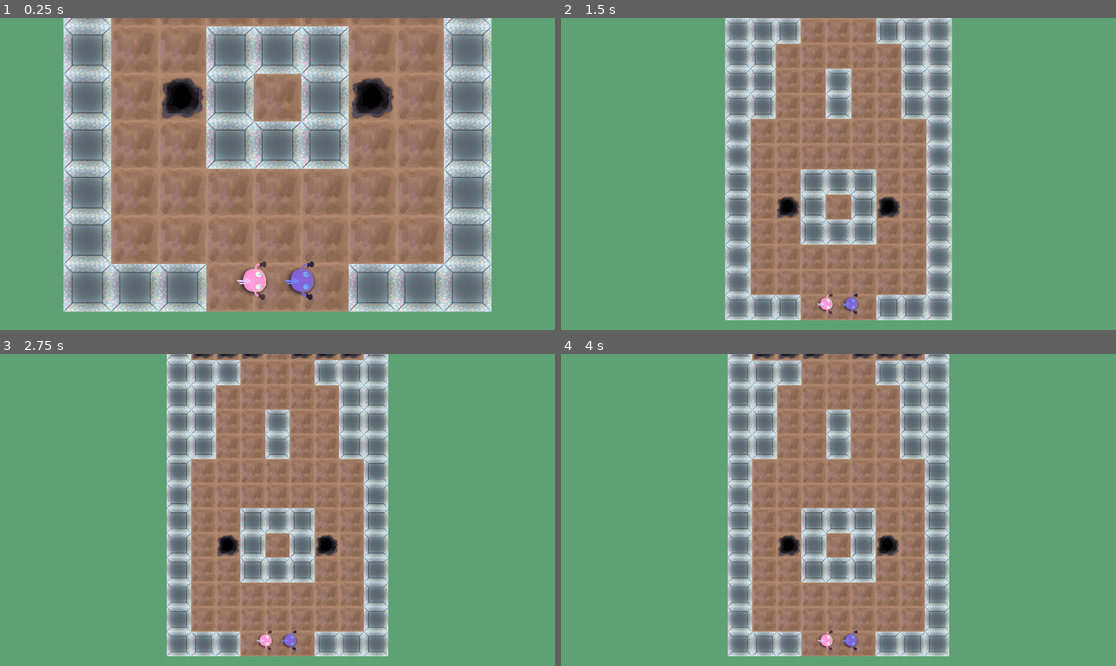
Above: before the commit, frames 1-4 (two rows, left to right).
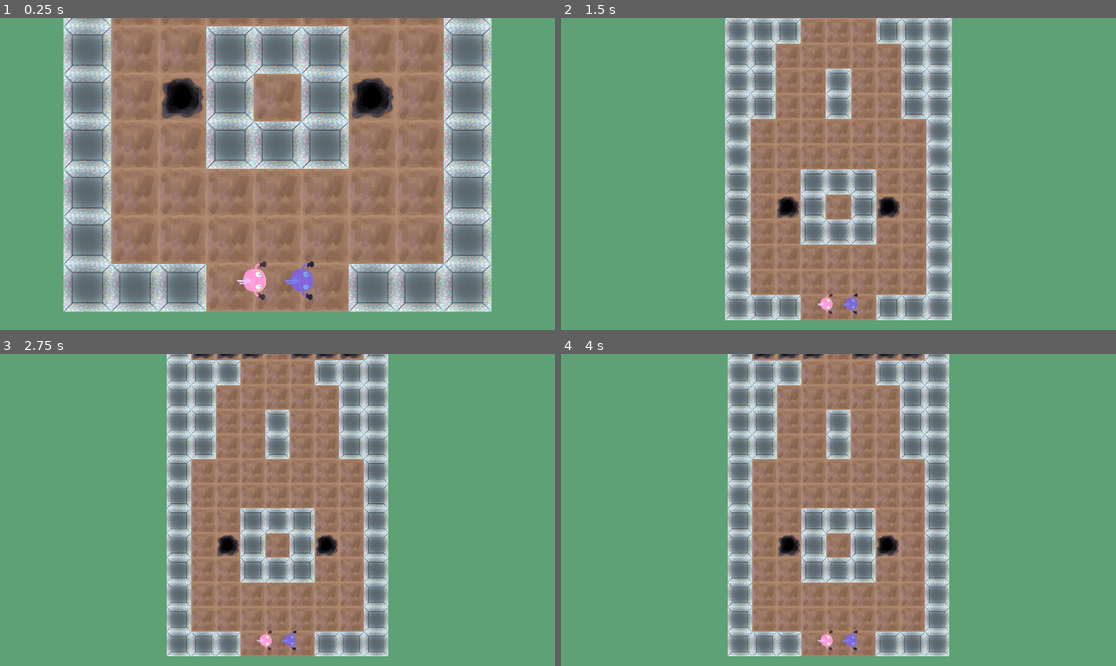
Above: after the commit, the same moments.

Repository: HephepTeam/GGJ2024
Game: Godot game, scene res://tile_map.tscn
Two runs of this game, one before a commit and one after it. Both use one fixed random seed, a clock stepped at 60 frames per second and the inputs below. The project has no main scene, so this scene is started directly.
Inputs:
- Up to frame 1 (0.25 s): no input
- Up to frame 2 (1.5 s): no input
- Up to frame 3 (2.75 s): no input
- Up to frame 4 (4 s): tap Enter at 3.5 s

The runs differ from the first frame. In frame 1, 0.2% of the frame differs, in the area x 43-57%, y 79-90%; in frame 2, less than 0.1%; in frame 3, less than 0.1%; in frame 4, less than 0.1%.
Error in both runs: Invalid call. Nonexistent function 'update_checkpoint' in base 'RigidBody2D (player_rigid.gd)'. (res://scenes/chunks/ChunkTemplate.gd:34)

Commit message:
amélioration menu principale

Diff:
--- a/GGJ2024/project.godot
+++ b/GGJ2024/project.godot
@@ -17,6 +17,7 @@
 [autoload]
 
 Globals="*res://scenes/Manager/globals.tscn"
+SceneChanger="*res://scenes/Manager/SceneChanger.tscn"
 
 [display]
 
@@ -56,6 +57,26 @@
 "events": [Object(InputEventJoypadButton,"resource_local_to_scene":false,"resource_name":"","device":2,"button_index":0,"pressure":0.0,"pressed":false,"script":null)
 ]
 }
+dash3={
+"deadzone": 0.5,
+"events": [Object(InputEventJoypadButton,"resource_local_to_scene":false,"resource_name":"","device":3,"button_index":0,"pressure":0.0,"pressed":false,"script":null)
+]
+}
+back={
+"deadzone": 0.5,
+"events": [Object(InputEventJoypadButton,"resource_local_to_scene":false,"resource_name":"","device":-1,"button_index":1,"pressure":0.0,"pressed":false,"script":null)
+]
+}
+validate={
+"deadzone": 0.5,
+"events": [Object(InputEventJoypadButton,"resource_local_to_scene":false,"resource_name":"","device":-1,"button_index":0,"pressure":0.0,"pressed":false,"script":null)
+]
+}
+start_game={
+"deadzone": 0.5,
+"events": [Object(InputEventJoypadButton,"resource_local_to_scene":false,"resource_name":"","device":-1,"button_index":6,"pressure":0.0,"pressed":false,"script":null)
+]
+}
 
 [rendering]
 
--- /dev/null
+++ b/GGJ2024/scenes/Manager/SceneChanger.gd
@@ -0,0 +1,70 @@
+extends CanvasLayer
+
+# Declare member variables here. Examples:
+signal scene_changed(name)
+
+@onready var animation_player = $AnimationPlayer
+
+@export_file var game_path = ""
+
+
+var registered_scene = {}
+
+var next_scene = null
+
+# Called when the node enters the scene tree for the first time.
+func _ready():
+	register_scene("game",game_path,"fade")
+
+
+
+
+func register_scene(name, path, transition):
+	registered_scene[name] = [path,transition]
+
+
+func change_scene_by_name(name, delay=0.2):
+	var transition
+	if registered_scene.has(name):
+		var new_scene_path = registered_scene[name][0]
+		transition = registered_scene[name][1]
+		change_scene(new_scene_path,transition,delay)
+	#unknown name, crash or load error scene
+
+
+func change_scene(path,transition,delay=0.2):
+	if(animation_player.is_playing()):
+		await animation_player.animation_finished
+	await get_tree().create_timer(delay).timeout
+
+	#transition to hide the scene
+	$Control.visible = true
+	hide_scene(transition)
+	await animation_player.animation_finished
+
+	#load new scene and kill the previous one
+	var current_scene = get_tree().get_current_scene()
+	var s = ResourceLoader.load(path)
+	var sc = s.instantiate()
+	get_tree().get_root().add_child(sc)
+	get_tree().set_current_scene(sc)
+	current_scene.queue_free()
+
+	#wait a bit and transition to show the scene
+	await get_tree().create_timer(0.05).timeout
+	reveal_scene(transition)
+	await animation_player.animation_finished
+
+	$Control.visible = false
+	emit_signal("scene_changed", path)
+
+func hide_scene(transition):
+	animation_player.play(transition)
+
+func reveal_scene(transition):
+	animation_player.play_backwards(transition)
+
+func test_transition():
+	hide_scene("arrow")
+	await $Control/Sprite.animation_finished
+	reveal_scene("arrow")
--- /dev/null
+++ b/GGJ2024/scenes/Manager/SceneChanger.tscn
@@ -0,0 +1,108 @@
+[gd_scene load_steps=7 format=3 uid="uid://dwaof8y6fj8"]
+
+[ext_resource type="Script" path="res://scenes/Manager/SceneChanger.gd" id="1"]
+
+[sub_resource type="Animation" id="14"]
+resource_name = "opening"
+length = 0.24
+step = 0.01
+tracks/0/type = "value"
+tracks/0/imported = false
+tracks/0/enabled = true
+tracks/0/path = NodePath("Control/Black:modulate")
+tracks/0/interp = 1
+tracks/0/loop_wrap = false
+tracks/0/keys = {
+"times": PackedFloat32Array(0, 0.23),
+"transitions": PackedFloat32Array(1, 1),
+"update": 0,
+"values": [Color(1, 1, 1, 0), Color(1, 1, 1, 1)]
+}
+
+[sub_resource type="Animation" id="15"]
+resource_name = "fade_long"
+step = 0.01
+tracks/0/type = "value"
+tracks/0/imported = false
+tracks/0/enabled = true
+tracks/0/path = NodePath("Control/Black:modulate")
+tracks/0/interp = 1
+tracks/0/loop_wrap = false
+tracks/0/keys = {
+"times": PackedFloat32Array(0.01, 1),
+"transitions": PackedFloat32Array(1, 1),
+"update": 0,
+"values": [Color(1, 1, 1, 0), Color(1, 1, 1, 1)]
+}
+
+[sub_resource type="Animation" id="16"]
+length = 0.24
+step = 0.01
+tracks/0/type = "value"
+tracks/0/imported = false
+tracks/0/enabled = true
+tracks/0/path = NodePath("Control/White:modulate")
+tracks/0/interp = 1
+tracks/0/loop_wrap = false
+tracks/0/keys = {
+"times": PackedFloat32Array(0.01, 0.23),
+"transitions": PackedFloat32Array(1, 1),
+"update": 0,
+"values": [Color(1, 1, 1, 0), Color(1, 1, 1, 1)]
+}
+
+[sub_resource type="Animation" id="17"]
+resource_name = "fade_white_long"
+step = 1.0
+tracks/0/type = "value"
+tracks/0/imported = false
+tracks/0/enabled = true
+tracks/0/path = NodePath("Control/White:modulate")
+tracks/0/interp = 1
+tracks/0/loop_wrap = false
+tracks/0/keys = {
+"times": PackedFloat32Array(0.01, 1),
+"transitions": PackedFloat32Array(1, 1),
+"update": 0,
+"values": [Color(1, 1, 1, 0), Color(1, 1, 1, 1)]
+}
+
+[sub_resource type="AnimationLibrary" id="AnimationLibrary_x7d44"]
+_data = {
+"fade": SubResource("14"),
+"fade_long": SubResource("15"),
+"fade_white": SubResource("16"),
+"fade_white_long": SubResource("17")
+}
+
+[node name="SceneChanger" type="CanvasLayer"]
+layer = 5
+script = ExtResource("1")
+game_path = "res://scenes/game.tscn"
+
+[node name="Control" type="Control" parent="."]
+layout_mode = 3
+anchors_preset = 15
+anchor_right = 1.0
+anchor_bottom = 1.0
+
+[node name="Black" type="ColorRect" parent="Control"]
+modulate = Color(1, 1, 1, 0)
+layout_mode = 0
+anchor_right = 1.0
+anchor_bottom = 1.0
+mouse_filter = 2
+color = Color(0, 0, 0, 1)
+
+[node name="White" type="ColorRect" parent="Control"]
+modulate = Color(1, 1, 1, 0)
+layout_mode = 0
+anchor_right = 1.0
+anchor_bottom = 1.0
+mouse_filter = 2
+
+[node name="AnimationPlayer" type="AnimationPlayer" parent="."]
+callback_mode_method = 1
+libraries = {
+"": SubResource("AnimationLibrary_x7d44")
+}
--- /dev/null
+++ b/GGJ2024/scenes/MenuItem/player_notif.gd
@@ -0,0 +1,20 @@
+extends Node2D
+
+var playernumber = 0
+# Called when the node enters the scene tree for the first time.
+func _ready():
+	$Label.text = "Player "+str(playernumber+1)
+	var tween = get_tree().create_tween()
+	tween.tween_property($gamepad, "scale", Vector2.ONE, 0.4).set_ease(Tween.EASE_OUT).set_trans(Tween.TRANS_ELASTIC)
+	tween.parallel().tween_property($Label, "modulate:a", 1.0, 0.3).set_ease(Tween.EASE_OUT).set_trans(Tween.TRANS_SINE)
+
+# Called every frame. 'delta' is the elapsed time since the previous frame.
+func _process(delta):
+	pass
+
+func kill():
+	var tween = get_tree().create_tween()
+	tween.tween_property($Label, "modulate:a", 0.0, 0.2).set_ease(Tween.EASE_IN).set_trans(Tween.TRANS_SINE)
+	tween.tween_property($gamepad, "scale", Vector2.ZERO, 0.2).set_ease(Tween.EASE_IN).set_trans(Tween.TRANS_SINE)
+	await tween.finished
+	queue_free()
--- /dev/null
+++ b/GGJ2024/scenes/MenuItem/player_notif.tscn
@@ -0,0 +1,20 @@
+[gd_scene load_steps=3 format=3 uid="uid://ck0wredvc6blg"]
+
+[ext_resource type="Script" path="res://scenes/MenuItem/player_notif.gd" id="1_fha2k"]
+[ext_resource type="Texture2D" uid="uid://bbglitvc7qque" path="res://assets/graphics/menu/gamepad.png" id="1_stvia"]
+
+[node name="PlayerNotif" type="Node2D"]
+script = ExtResource("1_fha2k")
+
+[node name="gamepad" type="Sprite2D" parent="."]
+scale = Vector2(0.01, 0.01)
+texture = ExtResource("1_stvia")
+
+[node name="Label" type="Label" parent="."]
+modulate = Color(1, 1, 1, 0)
+offset_left = -88.0
+offset_top = 128.0
+offset_right = 106.0
+offset_bottom = 197.0
+theme_override_font_sizes/font_size = 50
+text = "Player 1"
--- a/GGJ2024/scenes/chunks/chunks_pieces/chunk1.tscn
+++ b/GGJ2024/scenes/chunks/chunks_pieces/chunk1.tscn
@@ -2,7 +2,7 @@
 
 [ext_resource type="PackedScene" uid="uid://c6bacbbwa0gmr" path="res://scenes/chunks/ChunkTemplate.tscn" id="1_l6wc5"]
 
-[node name="Chunk_template" instance=ExtResource("1_l6wc5")]
+[node name="Chunk_template2" instance=ExtResource("1_l6wc5")]
 layer_0/tile_data = PackedInt32Array(-4, 1, 0, -3, 1, 0, -2, 0, 0, -1, 0, 0, -65536, 1, 0, -65534, 0, 0, -65533, 1, 0,  …(1103 unchanged characters)…
 
 [node name="Exit" parent="." index="0"]
--- a/GGJ2024/scenes/chunks/chunks_pieces/chunk2.tscn
+++ b/GGJ2024/scenes/chunks/chunks_pieces/chunk2.tscn
@@ -2,5 +2,5 @@
 
 [ext_resource type="PackedScene" uid="uid://c6bacbbwa0gmr" path="res://scenes/chunks/ChunkTemplate.tscn" id="1_yw0x6"]
 
-[node name="Chunk_template" instance=ExtResource("1_yw0x6")]
+[node name="Chunk_template2" instance=ExtResource("1_yw0x6")]
 layer_0/tile_data = PackedInt32Array(-4, 1, 0, -3, 1, 0, -2, 1, 0, -1, 1, 0, -65536, 0, 0, -65534, 1, 0, -65533, 1, 0,  …(1103 unchanged characters)…
--- a/GGJ2024/game.gd
+++ b/GGJ2024/scenes/game.gd
@@ -41,6 +41,8 @@
 		inst.modulate = colors.pop_front()
 		add_child(inst)
 
+	#start du compte à rebours
+
 
 
 # Called every frame. 'delta' is the elapsed time since the previous frame.
--- a/GGJ2024/game.tscn
+++ b/GGJ2024/scenes/game.tscn
@@ -1,6 +1,6 @@
 [gd_scene load_steps=3 format=3 uid="uid://bos56m8hrbypv"]
 
-[ext_resource type="Script" path="res://game.gd" id="1_p5gej"]
+[ext_resource type="Script" path="res://scenes/game.gd" id="1_p5gej"]
 [ext_resource type="PackedScene" uid="uid://dq3w0nuu7bitg" path="res://scenes/Common/customcam.tscn" id="3_s33io"]
 
 [node name="Game" type="Node2D"]
@@ -25,3 +25,5 @@
 [node name="Customcam" parent="." instance=ExtResource("3_s33io")]
 zoom = Vector2(2, 2)
 max_zoom = 1.0
+
+[node name="Music" type="AudioStreamPlayer" parent="."]
--- /dev/null
+++ b/GGJ2024/scenes/main_menu.gd
@@ -0,0 +1,46 @@
+extends Control
+
+@onready var player_notif_scene = preload("res://scenes/MenuItem/player_notif.tscn")
+
+@onready var possible_pos = $possiblePos.get_children()
+
+var nb_player = 0
+var number_gamepad = [null, null, null, null]
+
+# Called when the node enters the scene tree for the first time.
+func _ready():
+	pass
+
+func count_player():
+	return number_gamepad.size()
+
+func _input(event):
+	if event is InputEventJoypadButton and event.is_pressed():
+		print(event.device)
+		if event.is_action("validate"):
+			append_player(event.device)
+		elif event.is_action("back"):
+			remove_player(event.device)
+		elif event.is_action("start_game"):
+			start_game()
+
+func start_game():
+	if nb_player >= 2:
+		SceneChanger.change_scene_by_name("game")
+
+func append_player(idx):
+	if number_gamepad[idx] == null:
+		var inst = player_notif_scene.instantiate()
+		inst.playernumber = idx
+		inst.position = possible_pos[idx].position
+		number_gamepad[idx] = inst
+		add_child(inst)
+
+func remove_player(idx):
+	if number_gamepad[idx] != null:
+		number_gamepad[idx].kill()
+		number_gamepad[idx] = null
+
+
+func _process(delta):
+	nb_player = count_player()
--- /dev/null
+++ b/GGJ2024/scenes/main_menu.tscn
@@ -0,0 +1,40 @@
+[gd_scene load_steps=2 format=3 uid="uid://ddbqw6hgrf1m7"]
+
+[ext_resource type="Script" path="res://scenes/main_menu.gd" id="1_shfb5"]
+
+[node name="MainMenu" type="Control"]
+layout_mode = 3
+anchors_preset = 15
+anchor_right = 1.0
+anchor_bottom = 1.0
+grow_horizontal = 2
+grow_vertical = 2
+script = ExtResource("1_shfb5")
+
+[node name="VBoxContainer" type="VBoxContainer" parent="."]
+layout_mode = 1
+anchors_preset = 15
+anchor_right = 1.0
+anchor_bottom = 1.0
+grow_horizontal = 2
+grow_vertical = 2
+
+[node name="Label" type="Label" parent="VBoxContainer"]
+layout_mode = 2
+theme_override_font_sizes/font_size = 120
+text = "TITRE"
+horizontal_alignment = 1
+
+[node name="possiblePos" type="Node2D" parent="."]
+
+[node name="Marker2D" type="Marker2D" parent="possiblePos"]
+position = Vector2(576, 320)
+
+[node name="Marker2D2" type="Marker2D" parent="possiblePos"]
+position = Vector2(1344, 384)
+
+[node name="Marker2D3" type="Marker2D" parent="possiblePos"]
+position = Vector2(576, 768)
+
+[node name="Marker2D4" type="Marker2D" parent="possiblePos"]
+position = Vector2(1344, 832)
--- a/GGJ2024/scenes/player/player_rigid.tscn
+++ b/GGJ2024/scenes/player/player_rigid.tscn
@@ -1,9 +1,8 @@
-[gd_scene load_steps=11 format=3 uid="uid://ok1sa3u2d6lv"]
+[gd_scene load_steps=10 format=3 uid="uid://ok1sa3u2d6lv"]
 
 [ext_resource type="Script" path="res://scenes/player/player_rigid.gd" id="1_bau7k"]
 [ext_resource type="Texture2D" uid="uid://dvoktc0vi7ryc" path="res://assets/graphics/player_1.png" id="2_4tvpp"]
-[ext_resource type="PackedScene" uid="uid://da3iircjmaxe1" path="res://scenes/player/footstep.tscn" id="2_asjrs"]
-[ext_resource type="Texture2D" uid="uid://drgqnyfp8reji" path="res://assets/graphics/shadow.png" id="2_pn7ti"]
+[ext_resource type="PackedScene" path="res://scenes/player/footstep.tscn" id="2_kqooj"]
 [ext_resource type="Texture2D" uid="uid://dahmnhqanhfhr" path="res://assets/graphics/fall/fall_down.png" id="2_uupgx"]
 [ext_resource type="Texture2D" uid="uid://bsbvjpp6yfvuj" path="res://assets/graphics/player_2.png" id="3_kws3v"]
 [ext_resource type="Texture2D" uid="uid://wkteguk57ic3" path="res://assets/graphics/fall/fall_up.png" id="3_m17gn"]
@@ -64,11 +63,7 @@
 linear_damp_mode = 1
 linear_damp = 5.0
 script = ExtResource("1_bau7k")
-footstep_scene = ExtResource("2_asjrs")
-
-[node name="Shadow" type="Sprite2D" parent="."]
-scale = Vector2(0.65, 0.65)
-texture = ExtResource("2_pn7ti")
+footstep_scene = ExtResource("2_kqooj")
 
 [node name="AnimatedSprite2D" type="AnimatedSprite2D" parent="."]
 sprite_frames = SubResource("SpriteFrames_a66c5")
Binary file added: GGJ2024/assets/graphics/menu/gamepad.png
Not shown, added: GGJ2024/assets/graphics/menu/gamepad.png.import
Binary file added: GGJ2024/assets/graphics/menu/gamepad_empty.png
Not shown, added: GGJ2024/assets/graphics/menu/gamepad_empty.png.import
